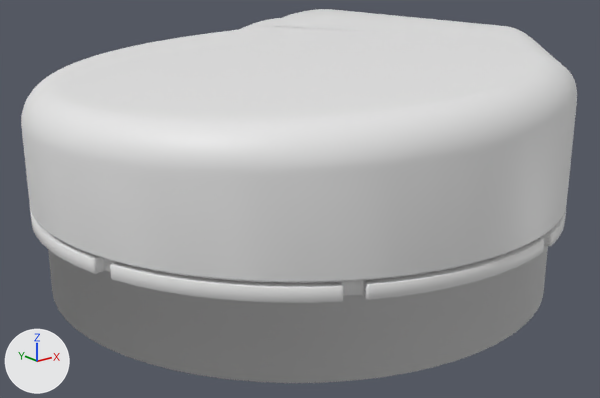
Renders of the OBJ model meshes/RS2-1013_end.obj from each side of a commit.
Camera for both pictures: a 50 mm camera at (-0.0894, -0.1123, 0.0625) aimed at (0.0159, 0.0193, 0.0099). The lights are fixed; the arrows at lower left show +X, +Y and +Z. Where no turn or scale is listed for an object, it has been applied to the vertices.

Objects in the first picture: 'RS2-1013_end'.
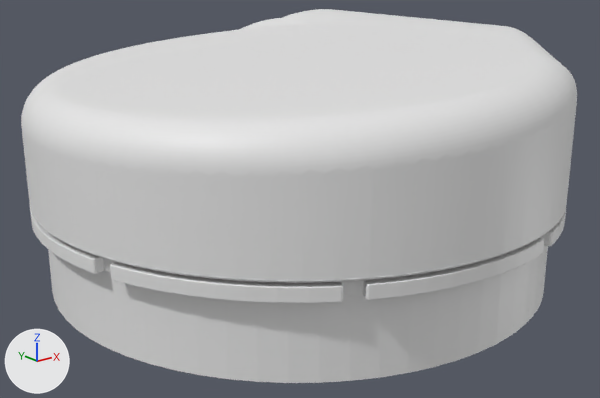
The newer file is also turned or shifted as a whole; pictures and numbers use the older file's frame.

Changed parts and their boxes (x1, y1, x2, y2) in the pictures (600 x 398 px; the box of a moved part takes in the faces that stretch with it):
part 1 of me_rs2_1013_end, moved or reshaped
    both: (48, 216, 563, 301)

The edits, one by one:
me_rs2_1013_end has 15565 vertices, 31126 faces and spans x -0.046..0.092, y -0.046..0.0652, z -0.0462..0.0458.
me_rs2_1013_end is used by ob_rs2_1013_end; location (0.0, 0.0, 0.0).
me_rs2_1013_end part 1: 491 vertices moved within x -0.0459..0.0628, y -0.0459..0.05, z 0.0099..0.0213; 65 vertices removed from x -0.0459..0.0592, y -0.0459..0.0501, z 0.0099..0.0211; 65 vertices added at x -0.0459..0.0592, y -0.0459..0.05, z 0.0099..0.021.
me_rs2_1013_end part 2: the surface is now shaded flat.
